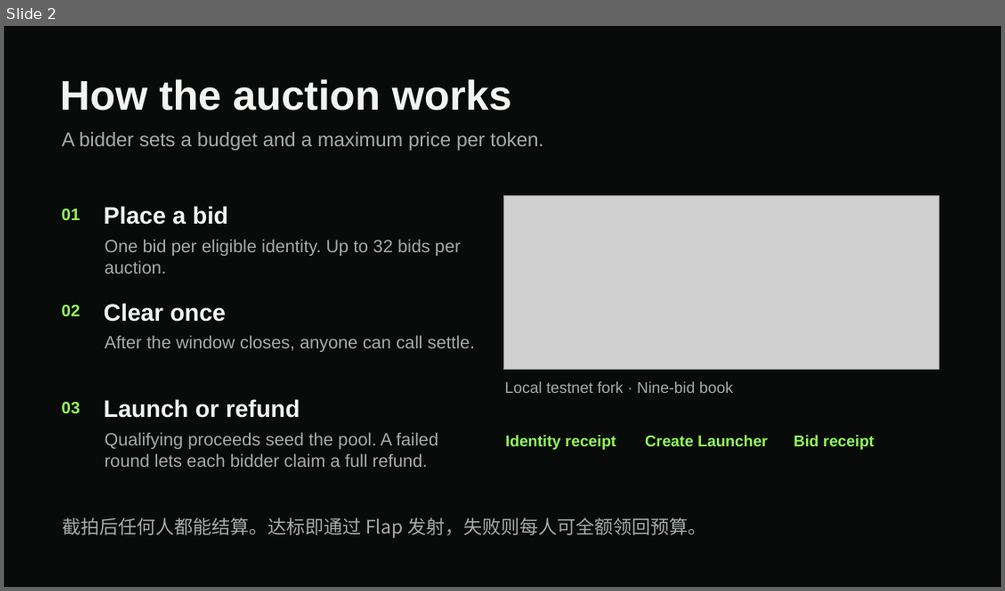
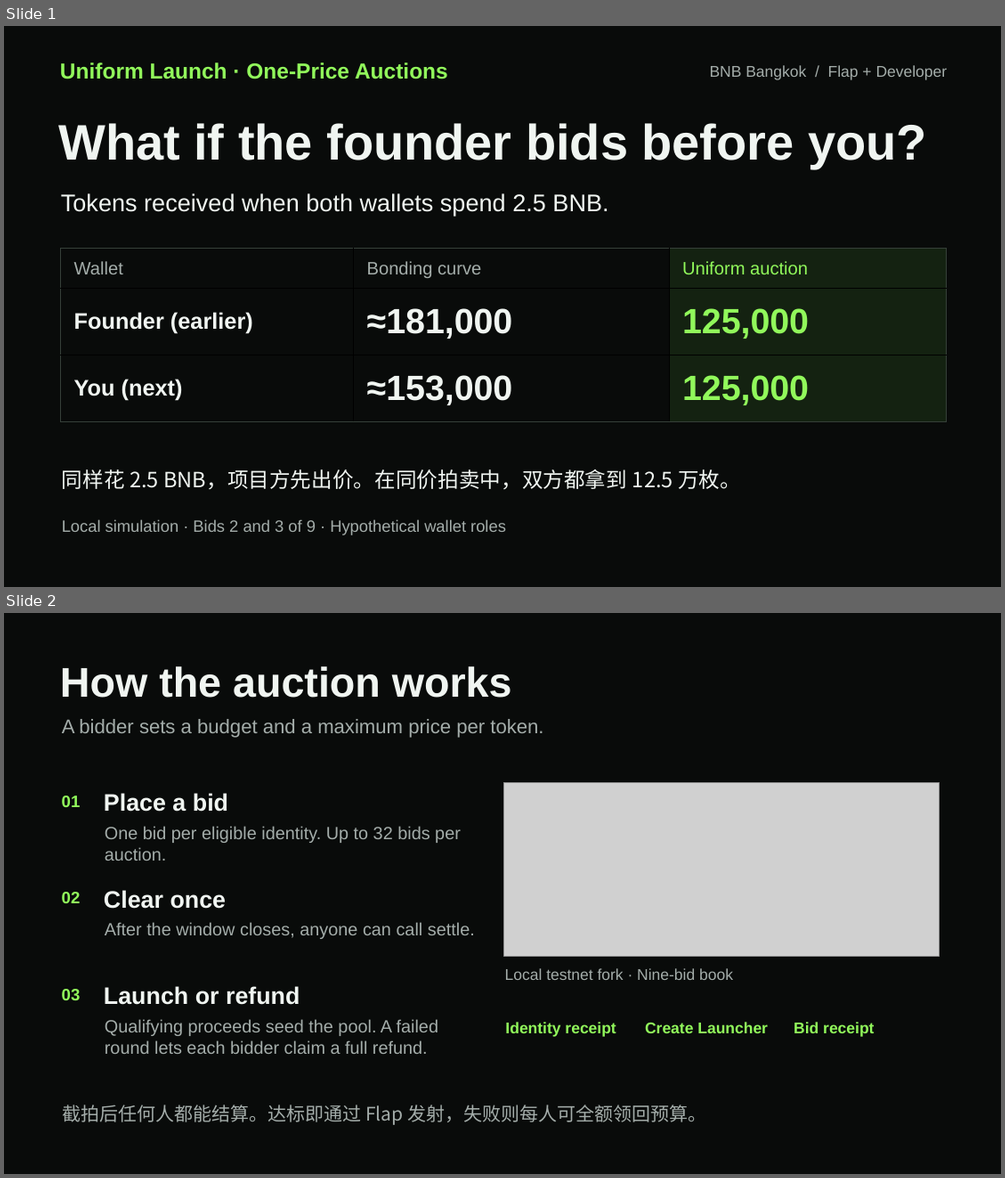
Before and after one commit to Jimmycoding0301/uniform-launch, a slide deck: qa/submission/Uniform-Launch-BNB-Bangkok.pptx. Shown one above the other, each under a label of ours: slide 2 before the commit, slides 1 and 2 after it. The pictures are 1005x591 and 1005x1178 pixels, drawn with LibreOffice and Linux fonts; fonts in the diff are those of the drawing; grey boxes stand for pictures. Boxes give left, top, right and bottom in pixels: in the first picture for what was removed or moved away, otherwise in the second. Text is boxed around its words. In the diff, an @@ line names an element or a change of style, - is before the commit and + after.

Commit message:
Show the founder and buyer price comparison in the pitch

```diff
--- a/qa/submission/Uniform-Launch-BNB-Bangkok.pptx
+++ b/qa/submission/Uniform-Launch-BNB-Bangkok.pptx
@@ slide 1 added at <box>4,26,1001,587</box>, background #090B0A @@
@@ text added at <box>60,62,448,79</box>, 21 pt, text #91F85B, bold @@
+Uniform Launch · One-Price Auctions
@@ text added at <box>710,65,947,80</box>, 15 pt, text #A4ADAA @@
+BNB Bangkok / Flap + Developer
@@ text added at <box>58,123,927,168</box>, 48 pt, text #F0F5F1, bold @@
+What if the founder bids before you?
@@ text added at <box>61,193,608,216</box>, 23.2 pt, text #F0F5F1 @@
+Tokens received when both wallets spend 2.5 BNB.
@@ table added at <box>61,248,947,427</box>, 3 rows, 3 columns @@
+Wallet | Bonding curve | Uniform auction
+Founder (earlier) | ≈181,000 | 125,000
+You (next) | ≈153,000 | 125,000
@@ text added at <box>62,469,741,490</box>, 20.2 pt, text #F0F5F1 @@
+同样花 2.5 BNB，项目方先出价。在同价拍卖中，双方都拿到 12.5 万枚。
@@ text added at <box>62,519,506,535</box>, 15.8 pt, text #A4ADAA @@
+Local simulation · Bids 2 and 3 of 9 · Hypothetical wallet roles
```
Also in this commit, not shown: 1 slide removed, 4 other files.
